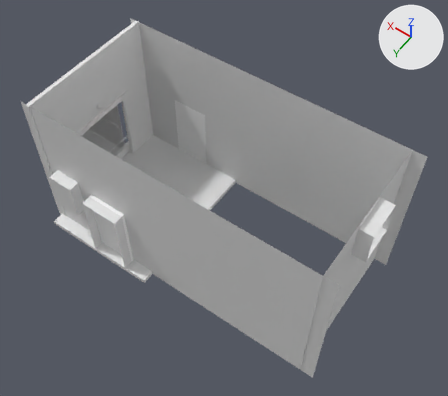
The Blender file Models/entryway.blend, before and after one commit.
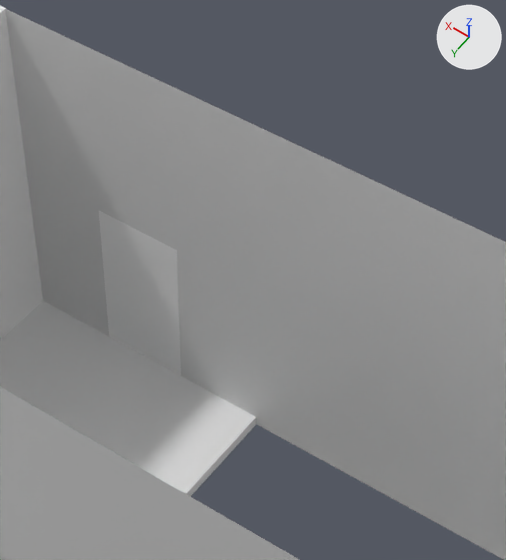
There are two pictures of each version: one whole from a 50 mm lens placed at (-5.52, 7.15, 11.78), pointed at (-0.47, 0.09, 0.68), one close up on the part from 30% to 74% of the width and 5% to 59% of the height. Arrows for +X, +Y and +Z are at upper right; the lights stay in place.

The scene before the commit, as lines of its bpy script (objects in view):
```python
me_cube_016 = bpy.data.meshes.new('Cube.016')
me_cube_016.from_pydata(...)  # 27 vertices, 38 faces; spans x -1.86..1.4, y -1.78..1.78, z -1.97..1.95
me_grid = bpy.data.meshes.new('Grid')
me_grid.from_pydata(...)  # 722 vertices, 686 faces; spans x -1.39..1.39, y -0.27..0.07, z -1.04..1.03
me_grid.polygons.foreach_set('use_smooth', [True] * 686)
ob_front_wall = bpy.data.objects.new('front_wall', me_cube_016)
ob_front_wall.location = (3.44, -0.027, 0.718)
ob_front_wall.scale = (0.0304, 1.0, 1.0)
ob_handrail = bpy.data.objects.new('handrail', me_grid)
ob_handrail.location = (-0.56, 0.267, 0.717)
ob_handrail.hide_render = True
ob_handrail_2 = bpy.data.objects.new('handrail_2', me_grid)
ob_handrail_2.location = (-0.56, -0.267, 2.713)
ob_handrail_2.rotation_euler = (0.0, 0.0, 3.142)  # degrees (0, 0, 180)
ob_handrail_2.hide_render = True
# also in view: 'floor1' at (2.0, -0.03, -1.26); 'door_right' at (1.96, -1.84, -0.27); 'right_wall' at (-0.19, -1.96, 0.68); 'left_wall' at (-0.19, 1.9, 0.68)
```
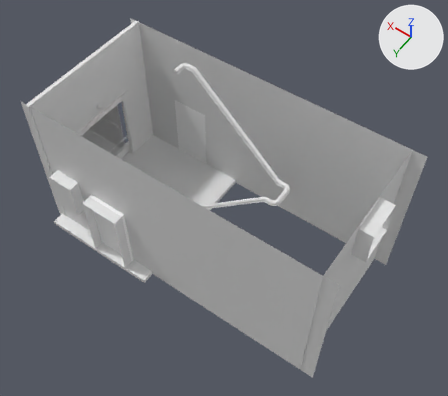
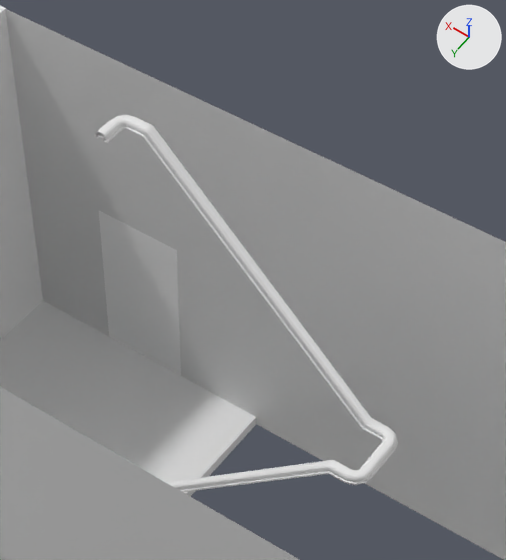
Edits to the bpy script that builds the scene:
```text
Change ob_handrail_2:
    remove ob_handrail_2.hide_render = True
Change ob_handrail:
    remove ob_handrail.hide_render = True
```

Boxes [x1, y1, x2, y2] around the edits, measured in the close-ups (506 x 560 px):
'handrail_2', shown
    after: [95, 115, 398, 464]
'handrail', shown
    after: [123, 454, 383, 492]
